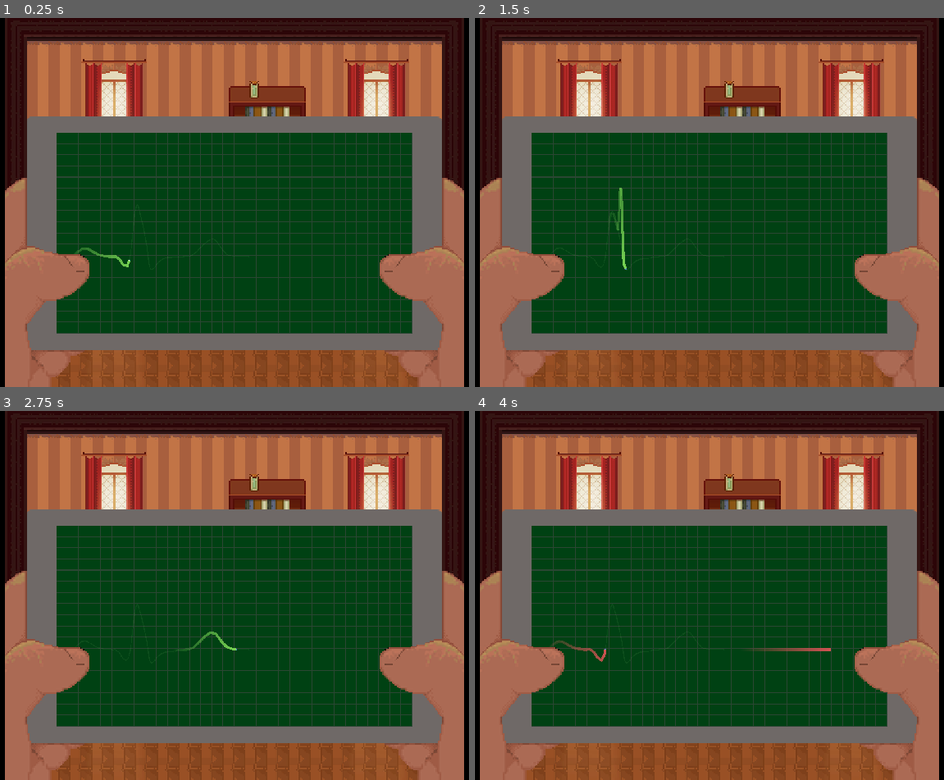
Above: before the commit, frames 1-4 (two rows, left to right).
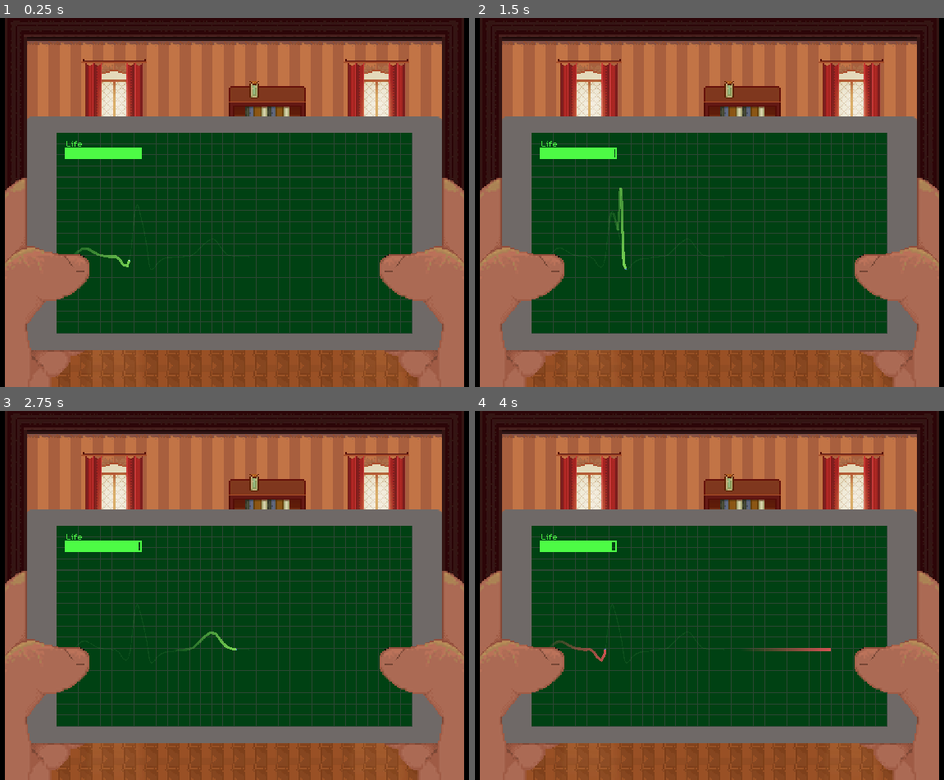
Above: after the commit, the same moments.

Repository: ShatReal/aoe-jam
Game: Godot game, scene res://scenes/minigames/viewport.tscn
Same seed, same stepped clock (60 frames per second), same inputs: the game is played once before the commit and once after it. This scene is started directly instead of the project's main scene. The engine's default icon, where the game draws it, is replaced by a stand-in: a white triangle on a blue panel in a dark square. Sound files missing from this copy of the repository are replaced by a short silence.
Inputs (mouse positions are in pixels of both pictures, inside the frame that each line leads up to):
- Up to frame 1 (0.25 s): no input
- Up to frame 2 (1.5 s): tap Enter (ui_accept) at 0.5, 0.77 s; move the mouse to (854, 184) at 0.52 s; hold Space (interact) 0.53-1.28 s; click (854, 184) at 0.67 s; move the mouse to (578, 220) at 1.27 s; tap Space (interact) at 1.35 s; click (578, 220) at 1.42 s
- Up to frame 3 (2.75 s): tap Enter (ui_accept) at 1.52 s; move the mouse to (300, 514) at 2.02 s; hold Space (interact) from 2.03 s (still down); click (300, 514) at 2.17 s
- Up to frame 4 (4 s): move the mouse to (676, 669) at 2.77 s; release Space (interact) at 2.78 s; tap Space (interact) at 2.85 s; click (676, 669) at 2.92 s; tap Enter (ui_accept) at 3.02, 3.77 s; move the mouse to (906, 650) at 3.52 s; hold Space (interact) from 3.53 s (still down); click (906, 650) at 3.67 s

The runs differ from the first frame. In frame 1, 0.5% of the frame differs, in the area x 13-31%, y 33-39%; in frame 2, 0.5%; in frame 3, 0.5%; in frame 4, 0.5%.

Commit message:
Add life bar

Diff:
--- a/scenes/cutscenes/good_end.tscn
+++ b/scenes/cutscenes/good_end.tscn
@@ -4,6 +4,3 @@
 
 [node name="GoodEnd" instance=ExtResource( 1 )]
 _dialogue = PoolStringArray( "SET|clear", "SET|doctor", "MUSIC|inside_the_house.ogg", "SOUND|coughs.mp3", "Dr T|Mrs Moores! Don\'t worry, I am Dr Tania from your GP surgery. Take a deep breath in...aaand out. Relax. It\'s all going to be fine.", "ANIM|fade_in", "SHOW|Replay" )
-
-[node name="AnimatedSprite" parent="." index="3"]
-frame = 0
--- /dev/null
+++ b/scenes/minigames/Life.gd
@@ -0,0 +1,10 @@
+extends VBoxContainer
+
+
+signal lose
+
+
+func _on_Timer_timeout() -> void:
+	$ProgressBar.value -= 1
+	if $ProgressBar.value <= 0:
+		emit_signal("lose")
--- /dev/null
+++ b/scenes/minigames/ecg.gd
@@ -0,0 +1,12 @@
+extends Node
+
+
+signal scene_changed(to)
+
+
+func _on_lose() -> void:
+	emit_signal("scene_changed", "res://scenes/cutscenes/bad_end.tscn")
+
+
+func _on_win() -> void:
+	emit_signal("scene_changed", "res://scenes/cutscenes/good_end.tscn")
--- a/scenes/minigames/ecg.tscn
+++ b/scenes/minigames/ecg.tscn
@@ -1,14 +1,17 @@
-[gd_scene load_steps=18 format=2]
+[gd_scene load_steps=23 format=2]
 
 [ext_resource path="res://scenes/minigames/background.png" type="Texture" id=1]
 [ext_resource path="res://sounds/Signs_Of_Life_in_House_3_Kicks__Chords_loop.ogg" type="AudioStream" id=2]
 [ext_resource path="res://scripts/minigames/ecg/ecgcurve.gd" type="Script" id=3]
 [ext_resource path="res://icon.png" type="Texture" id=4]
+[ext_resource path="res://scenes/cutscenes/cutscene.tres" type="Theme" id=5]
 [ext_resource path="res://sounds/heart1.ogg" type="AudioStream" id=6]
 [ext_resource path="res://sounds/heart2.ogg" type="AudioStream" id=7]
 [ext_resource path="res://scenes/minigames/AudioStreamPlayer2D.gd" type="Script" id=8]
 [ext_resource path="res://scenes/minigames/Player.gd" type="Script" id=9]
+[ext_resource path="res://scenes/minigames/Life.gd" type="Script" id=10]
 [ext_resource path="res://scenes/minigames/Trail.gd" type="Script" id=11]
+[ext_resource path="res://scenes/minigames/ecg.gd" type="Script" id=12]
 
 [sub_resource type="Curve2D" id=1]
 _data = {
@@ -35,7 +38,23 @@
 [sub_resource type="CircleShape2D" id=8]
 radius = 100.0
 
-[node name="Node2D" type="Node2D"]
+[sub_resource type="StyleBoxFlat" id=9]
+bg_color = Color( 0.301961, 0.984314, 0.270588, 1 )
+
+[sub_resource type="StyleBoxFlat" id=10]
+draw_center = false
+border_width_left = 10
+border_width_top = 10
+border_width_right = 10
+border_width_bottom = 10
+border_color = Color( 0.301961, 0.984314, 0.270588, 1 )
+expand_margin_left = 10.0
+expand_margin_right = 10.0
+expand_margin_top = 10.0
+expand_margin_bottom = 10.0
+
+[node name="ECG" type="Node"]
+script = ExtResource( 12 )
 
 [node name="Beat1" type="AudioStreamPlayer2D" parent="."]
 position = Vector2( 130, 135 )
@@ -128,5 +147,42 @@
 current = true
 zoom = Vector2( 1.846, 1.837 )
 
+[node name="Life" type="VBoxContainer" parent="."]
+anchor_left = 0.05
+anchor_top = 0.05
+anchor_right = 0.05
+anchor_bottom = 0.05
+margin_right = 400.0
+margin_bottom = 101.0
+theme = ExtResource( 5 )
+script = ExtResource( 10 )
+__meta__ = {
+"_edit_use_anchors_": false
+}
+
+[node name="Label" type="Label" parent="Life"]
+margin_right = 400.0
+margin_bottom = 57.0
+custom_colors/font_color = Color( 0.301961, 0.984314, 0.270588, 1 )
+text = "Life"
+
+[node name="ProgressBar" type="ProgressBar" parent="Life"]
+margin_top = 61.0
+margin_right = 400.0
+margin_bottom = 101.0
+rect_min_size = Vector2( 400, 40 )
+custom_styles/fg = SubResource( 9 )
+custom_styles/bg = SubResource( 10 )
+value = 100.0
+percent_visible = false
+__meta__ = {
+"_edit_use_anchors_": false
+}
+
+[node name="Timer" type="Timer" parent="Life"]
+autostart = true
+
 [connection signal="timeout" from="Path2D/PathFollow2D/Player/Timer" to="Path2D/PathFollow2D/Player" method="_on_Timer_timeout"]
 [connection signal="body_entered" from="Area2D" to="Path2D/PathFollow2D/Player" method="_on_Area2D_body_entered"]
+[connection signal="lose" from="Life" to="." method="_on_lose"]
+[connection signal="timeout" from="Life/Timer" to="Life" method="_on_Timer_timeout"]
--- /dev/null
+++ b/scenes/minigames/viewport.gd
@@ -0,0 +1,6 @@
+extends Node
+
+signal scene_changed(to)
+
+func _on_ECG_scene_changed(to) -> void:
+	emit_signal("scene_changed", to)
--- a/scenes/minigames/viewport.tscn
+++ b/scenes/minigames/viewport.tscn
@@ -1,11 +1,13 @@
-[gd_scene load_steps=5 format=2]
+[gd_scene load_steps=6 format=2]
 
 [ext_resource path="res://textures/hand.png" type="Texture" id=1]
 [ext_resource path="res://textures/phone.png" type="Texture" id=2]
 [ext_resource path="res://textures/house.jpg" type="Texture" id=3]
 [ext_resource path="res://scenes/minigames/ecg.tscn" type="PackedScene" id=4]
+[ext_resource path="res://scenes/minigames/viewport.gd" type="Script" id=5]
 
 [node name="Viewport" type="Node"]
+script = ExtResource( 5 )
 
 [node name="ColorRect" type="ColorRect" parent="."]
 anchor_right = 1.0
@@ -63,7 +65,7 @@
 render_target_update_mode = 3
 audio_listener_enable_2d = true
 
-[node name="Node2D" parent="ViewportContainer/Viewport" instance=ExtResource( 4 )]
+[node name="ECG" parent="ViewportContainer/Viewport" instance=ExtResource( 4 )]
 
 [node name="Hands" type="TextureRect" parent="."]
 anchor_left = 0.5
@@ -79,3 +81,5 @@
 "_edit_lock_": true,
 "_edit_use_anchors_": false
 }
+
+[connection signal="scene_changed" from="ViewportContainer/Viewport/ECG" to="." method="_on_ECG_scene_changed"]
